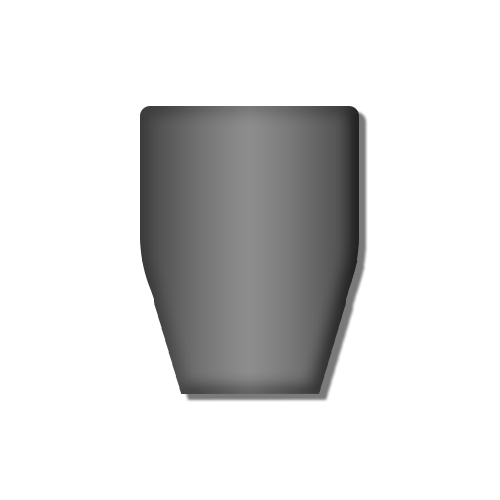
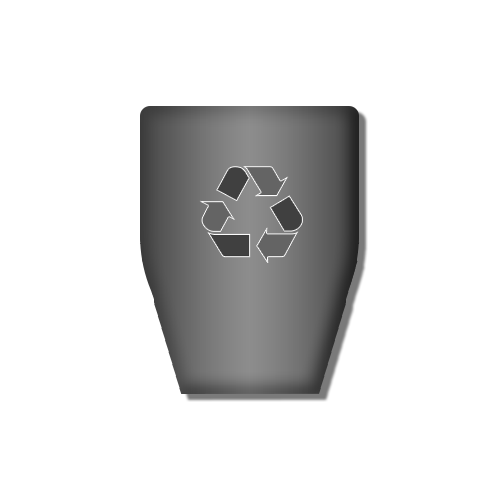
Layered file, before and after one edit (500 × 500). Changes by layer:
added layer "58568a5b4f6ae202fedf2713" above "Rounded Rectangle 1" over (x1=199, y1=166, x2=303, y2=263)
